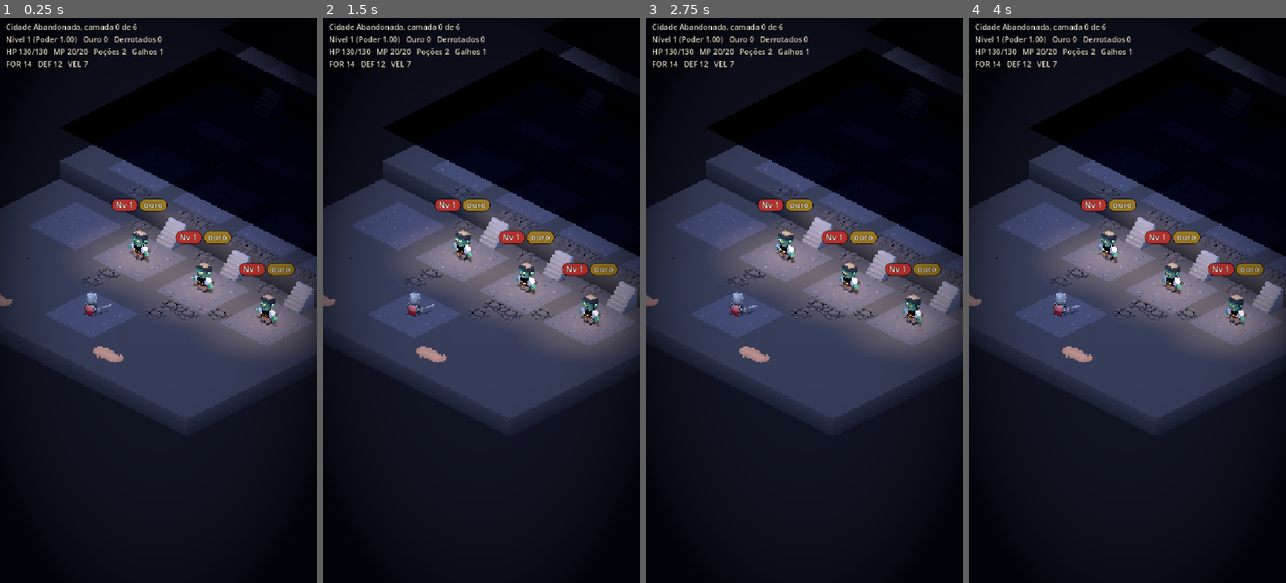
Above: before the commit, frames 1-4 (left to right).
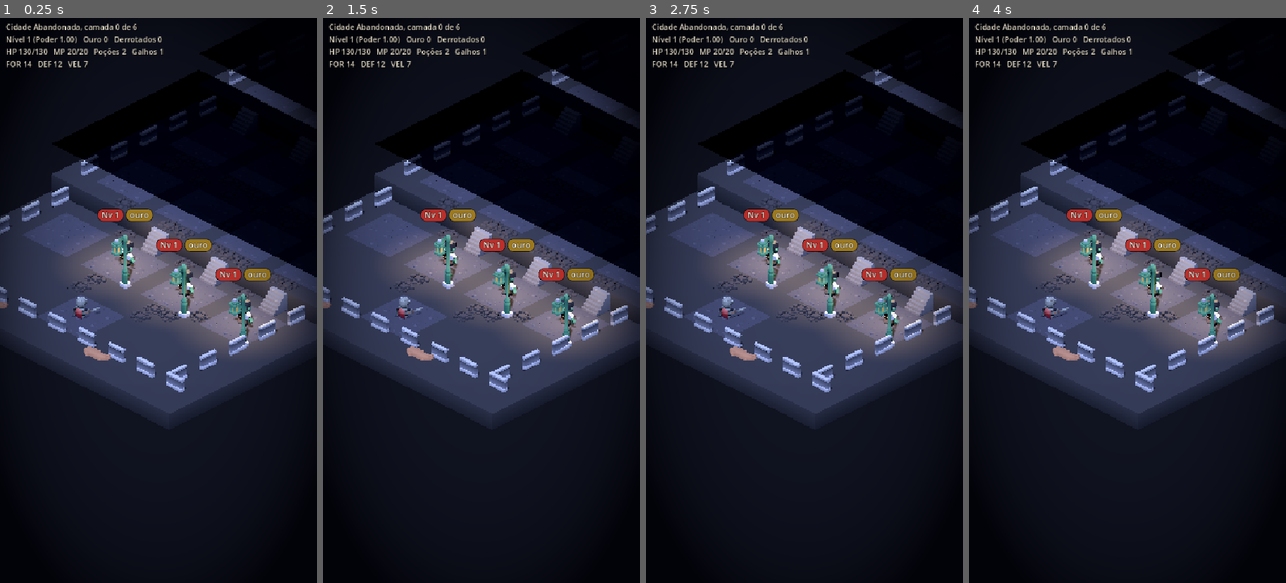
Above: after the commit, the same moments.

Repository: ohidalgojr/bibianas-quest
Game: Godot game, scene res://game/presentation/map3d/map3d_preview.tscn
Two runs of this game, one before a commit and one after it. Both use one fixed random seed, a clock stepped at 60 frames per second and the inputs below. This scene is started directly instead of the project's main scene.
Inputs (mouse positions are in pixels of both pictures, inside the frame that each line leads up to):
- Up to frame 1 (0.25 s): no input
- Up to frame 2 (1.5 s): click (462, 244) at 0.52 s; click (449, 249) at 1.27 s
- Up to frame 3 (2.75 s): click (848, 272) at 2.02 s
- Up to frame 4 (4 s): click (1152, 277) at 2.77 s; click (1235, 306) at 3.52 s

The runs differ from the first frame. In frame 1, 18% of the frame differs, in the area x 0-100%, y 5-73%; in frame 2, 18%; in frame 3, 18%; in frame 4, 18%.

Commit message:
TASK-036: ajuste da câmera e do cenário do mapa; executável Windows de teste (ADR-0037)
Co-Authored-By: Claude Sonnet 5.5 <noreply@anthropic.com>

Diff:
--- a/game/presentation/map3d/map3d_screen.gd
+++ b/game/presentation/map3d/map3d_screen.gd
@@ -10,7 +10,7 @@
 const K_MINI: String = "res://assets/kenney/mini_dungeon/"
 const K_GRAVE: String = "res://assets/kenney/graveyard/"
 const SHRINK: int = 2
-const CAM_SIZE: float = 25.0
+const CAM_SIZE: float = 27.0
 const CAM_OFFSET: Vector3 = Vector3(1.0, 0.82, 1.0) * 22.0
 ## A câmera mira um pouco à frente da Bibiana, para mostrar o que vem pela névoa.
 const CAM_LOOKAHEAD: Vector3 = Vector3(0.0, 0.0, -2.5)
@@ -163,6 +163,7 @@
 	_multimesh_from(K_GRAVE + "road.glb", road_tiles, Color(0.46, 0.42, 0.4))
 	for cell: Vector2i in layout.stairs.keys():
 		_place(K_MINI + "stairs.glb", layout.world_of(cell) + Vector3(0, 0.0, 0), float(layout.stairs[cell]))
+	_build_border_walls()
 	var keys: Array = layout.props.keys()
 	for cell: Vector2i in keys:
 		var pick: int = int(layout.props[cell]) % DECOR_PROPS.size()
@@ -331,6 +332,7 @@
 		glow.omni_range = 4.2
 		glow.position = at + Vector3(0, 1.6, 0)
 		_node_root.add_child(glow)
+		_place(K_GRAVE + "lightpost-single.glb", at + Vector3(1.4, 0.0, 1.4), 0.0, 2.2, _node_root)
 	if state == MapView.State.CURRENT or kind == MapNode.Kind.START:
 		return
 	if node.is_fight() and not node.enemy_id.is_empty() and ModelRegistry.has_model(node.enemy_id):
@@ -507,4 +509,27 @@
 	var sum: Vector3 = Vector3.ZERO
 	for id: int in next_ids:
 		sum += layout.node_world(id)
-	return here.lerp(sum / float(next_ids.size()), 0.6)
+	var centroid: Vector3 = sum / float(next_ids.size())
+	# Perto do fim, o chefe entra na mira para aparecer inteiro na tela.
+	var last_layer: int = view.run.map.layer_count + 1
+	if view.run.map.node_by_id(from_node_id).layer >= last_layer - 2:
+		for node: MapNode in view.run.map.nodes:
+			if node.kind == MapNode.Kind.BOSS:
+				centroid = centroid.lerp(layout.node_world(node.id), 0.5)
+	return here.lerp(centroid, 0.75)
+
+
+## Muros baixos na borda da planta: dão a sensação de ruína fechada, como nas referências.
+func _build_border_walls() -> void:
+	for z: int in range(1, layout.rows - 1, 2):
+		for x: int in [1, layout.cols - 2]:
+			var cell: Vector2i = Vector2i(x, z)
+			if layout.plaza_cells.has(cell) or layout.road_cells.has(cell):
+				continue
+			_place(K_GRAVE + "stone-wall.glb", layout.world_of(cell), 90.0, 1.0)
+	for x: int in range(1, layout.cols - 1, 2):
+		for z: int in [1, layout.rows - 2]:
+			var cell: Vector2i = Vector2i(x, z)
+			if layout.plaza_cells.has(cell) or layout.road_cells.has(cell):
+				continue
+			_place(K_GRAVE + "stone-wall.glb", layout.world_of(cell), 0.0, 1.0)
Binary file changed: docs/tasks/prints/TASK-036-mapa-inicio.png
Binary file changed: docs/tasks/prints/TASK-036-mapa-passo5.png
Not shown, changed: export_presets.cfg
Not shown, changed: AGENTS.md
Not shown, changed: CLAUDE.md
Not shown, changed: docs/HANDOFF.md
Not shown, changed: docs/tasks/TASK-036-tabuleiro-3d-com-nevoa.md
Not shown, added: tools/build_windows.ps1
